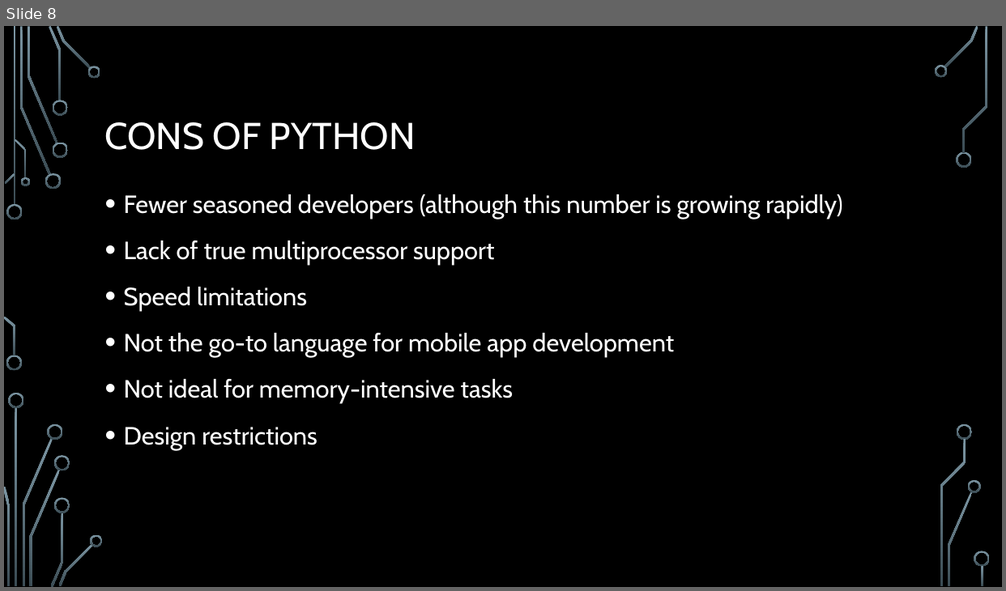
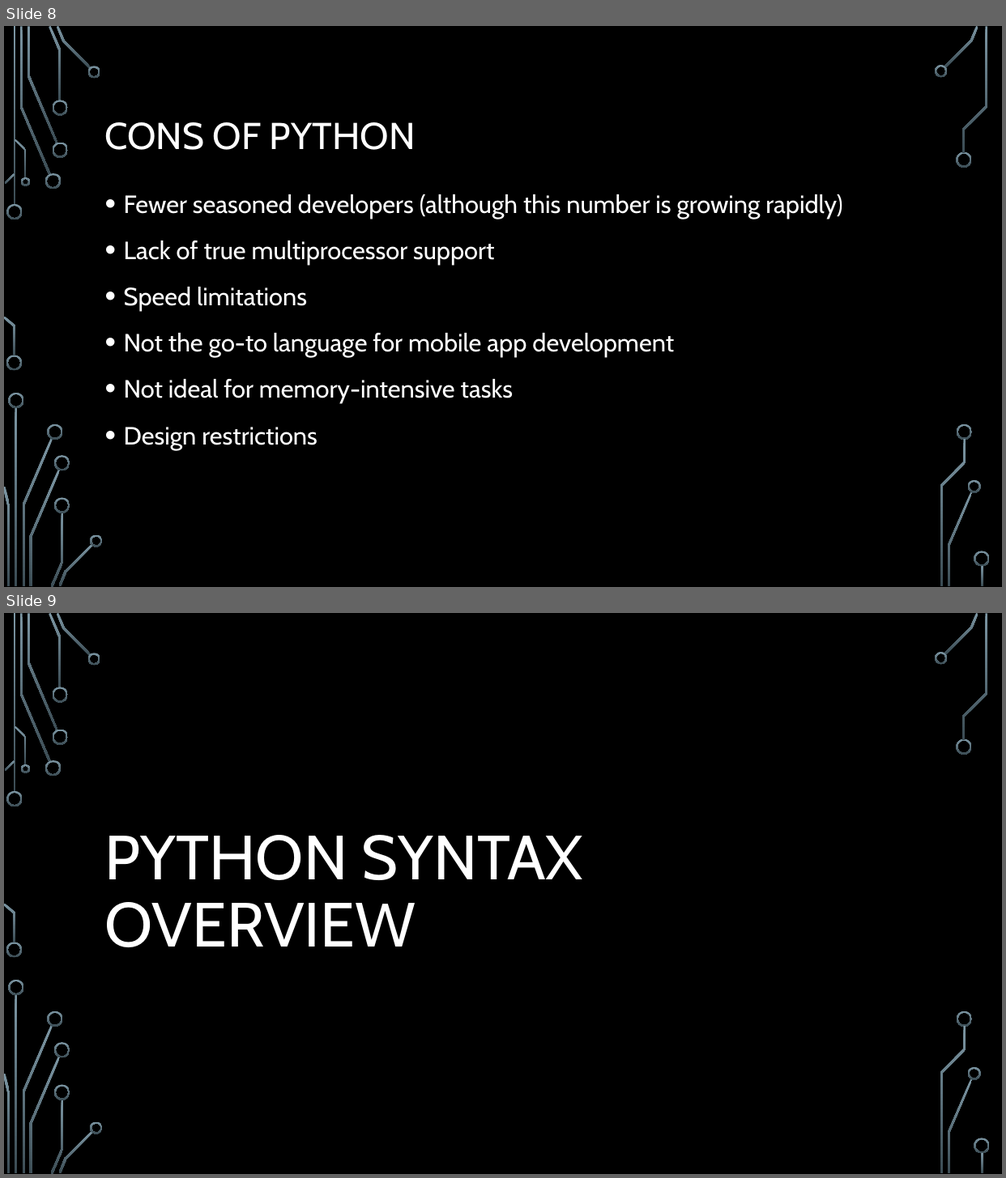
Before and after one commit to dakotacookenmaster/org-prog-lang-leap0, a slide deck: PythonOPL.pptx. Shown one above the other, each under a label of ours: slide 8 before the commit, slides 8 and 9 after it. The pictures are 1006x591 and 1006x1178 pixels, drawn with LibreOffice and Linux fonts; fonts in the diff are those of the drawing; background and template pictures are left out. Boxes give left, top, right and bottom in pixels: in the first picture for what was removed or moved away, otherwise in the second. Text is boxed around its words. In the diff, an @@ line names an element or a change of style, - is before the commit and + after.

```diff
--- a/PythonOPL.pptx
+++ b/PythonOPL.pptx
@@ slide 9 added at (x1=4, y1=613, x2=1002, y2=1174), background picture (left out); not listed: 36 template elements that a slide beside it also shows @@
@@ title added at (x1=105, y1=835, x2=583, y2=948), 60 pt, text #FFFFFF @@
+PYTHON SYNTAX OVERVIEW
```
Also in this commit, not shown: 1 other slide added, 1 other file.
